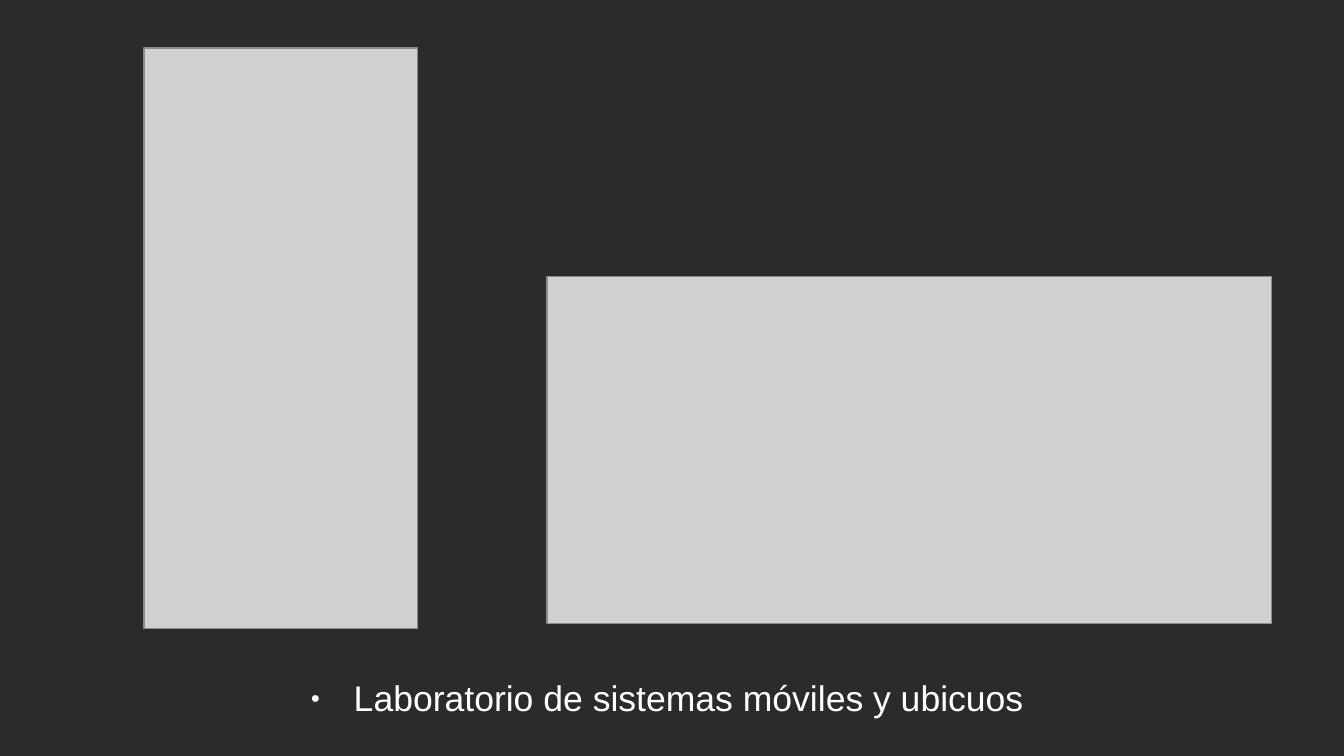
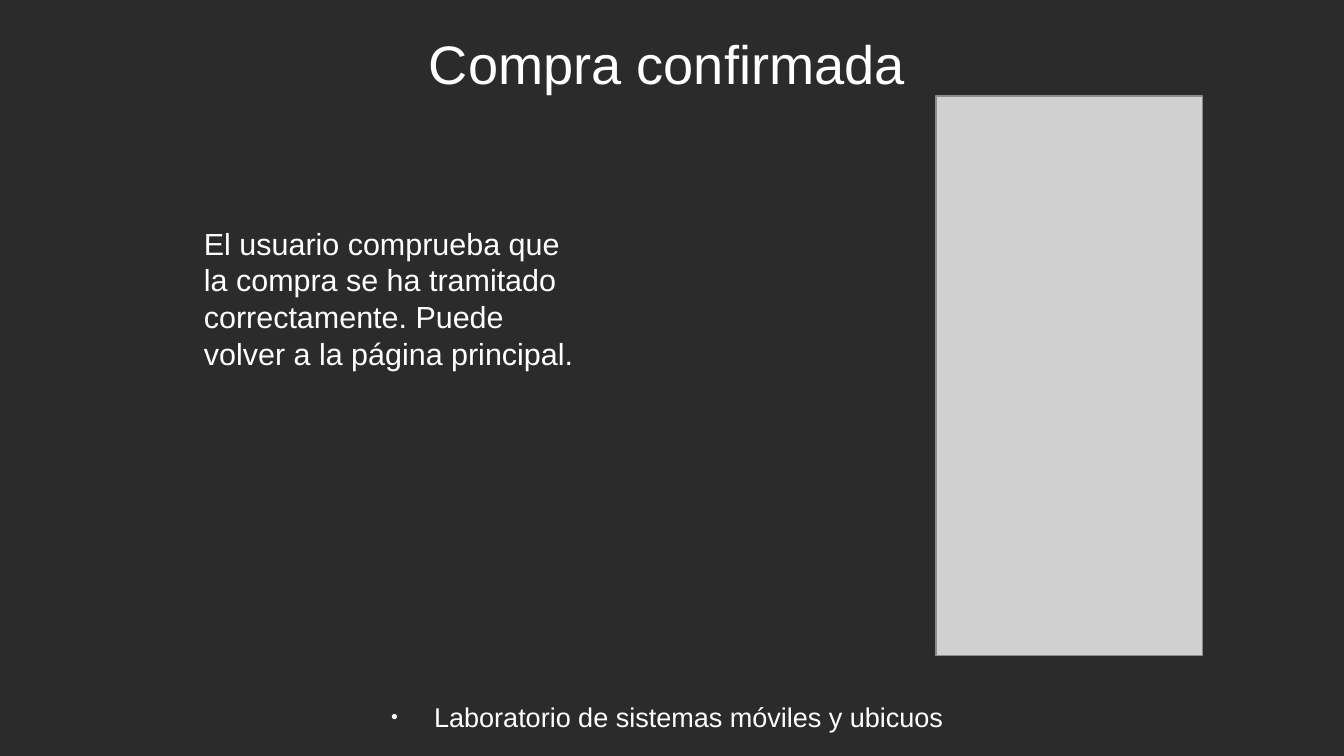
Before and after one commit to rubenmr13/PracticaFinal-LSMU, a slide deck: slide 17 of ProyectoFinal.odp (slide 11 before the commit). Drawn at 1344x756 pixels with LibreOffice and Linux fonts; fonts in the diff are those of the drawing; grey boxes stand for pictures; background and template pictures are left out; a plain dark background stands for a picture behind light text. Boxes give left, top, right and bottom in pixels: in the first picture for what was removed or moved away, otherwise in the second. Text is boxed around its words. In the diff, an @@ line names an element or a change of style, - is before the commit and + after.

```diff
--- a/ProyectoFinal.odp
+++ b/ProyectoFinal.odp
@@ picture removed at (144,48,417,629) @@
@@ title added at (429,44,905,94), 32 pt, text #FFFFFF @@
+Compra confirmada
@@ picture: place and size @@
-picture at (548,277,1273,624)
+picture at (937,96,1204,656)
@@ text added at (204,233,573,370), 18 pt, text #FFFFFF @@
+El usuario comprueba que la compra se ha tramitado correctamente. Puede volver a la página principal.
@@ text "Laboratorio de sistemas móviles y ...": place and size @@
-text "Laboratorio de sistemas móviles y ..." at (354,685,1024,719)
+text "Laboratorio de sistemas móviles y ..." at (434,707,943,732)
@@ text "Laboratorio de sistemas móviles y ..." at (434,707,943,732): size 21 to 16 pt @@
```
Also in this commit, not shown: 10 other slides changed, 9 slides added, 1 slide removed.
